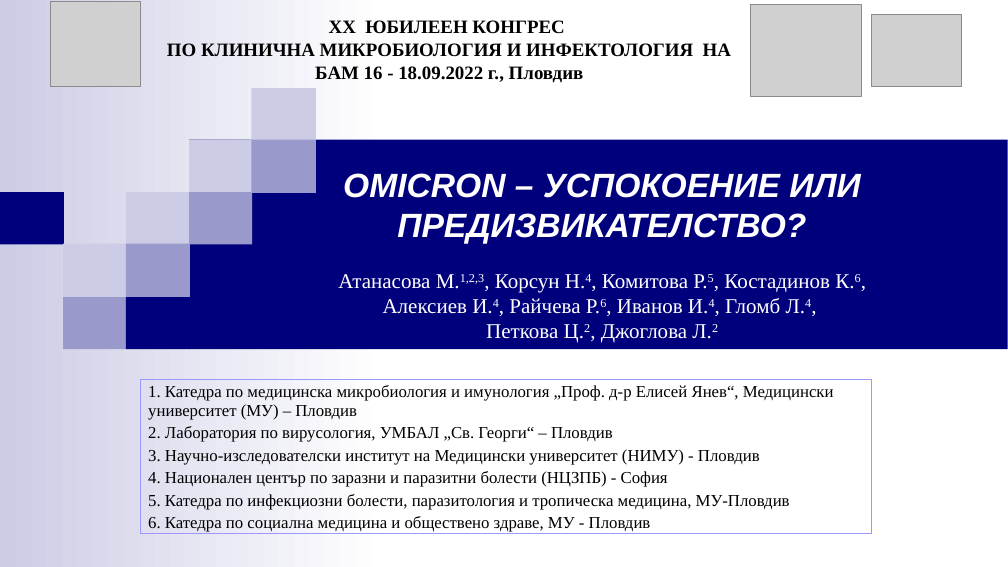
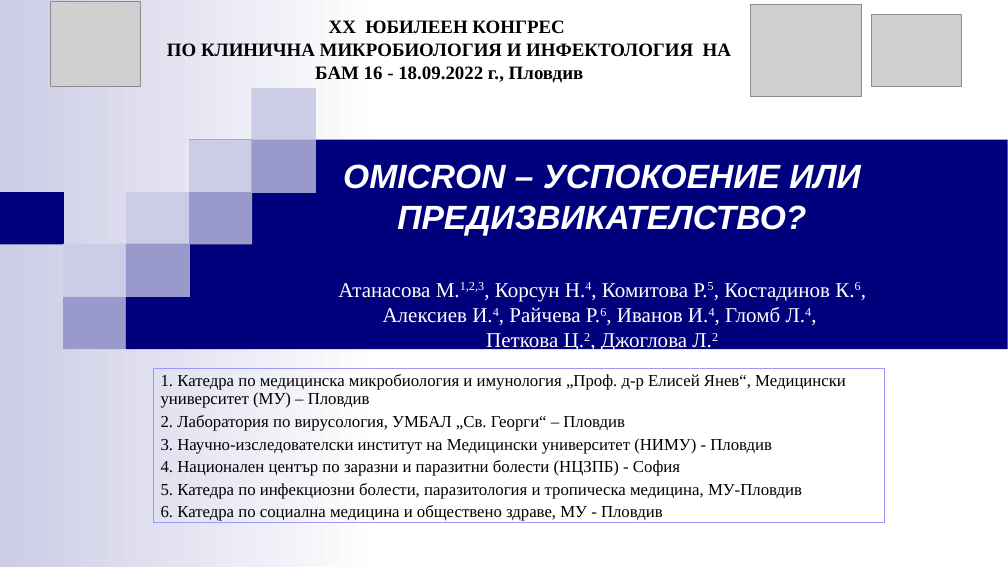
Before and after one commit to kostadinoff/2022-09-15_atanasova_bam, a slide deck: slide 1 of docs/ОМИКРОН-успокоение или предизвикателство-БАМ 2022.ppt. Drawn at 1008x567 pixels with LibreOffice and Linux fonts; fonts in the diff are those of the drawing; grey boxes stand for pictures. Boxes give left, top, right and bottom in pixels: in the first picture for what was removed or moved away, otherwise in the second. Text is boxed around its words. In the diff, an @@ line names an element or a change of style, - is before the commit and + after.

```diff
--- a/docs/ОМИКРОН-успокоение или предизвикателство-БАМ 2022.ppt
+++ b/docs/ОМИКРОН-успокоение или предизвикателство-БАМ 2022.ppt
@@ rectangle at (0, 0, 386, 567): fill gradient #CCCCE6 to #FFFFFF to gradient #FFFFFF to #CCCCE6 @@
@@ text "OMICRON – УСПОКОЕНИЕ ИЛИ ПРЕДИЗВИКАТЕЛСТВО? ..." rewrapped from (338, 173, 861, 343) to (338, 164, 861, 352) @@
@@ rectangle "1. Катедра по медицинска микробиология ...": place and size @@
-rectangle "1. Катедра по медицинска микробиология ..." at (141, 379, 871, 533)
+rectangle "1. Катедра по медицинска микробиология ..." at (153, 368, 884, 521)
```
Also in this commit, not shown: 18 other slides changed, 3 slides added, 2 slides removed, 5 other files.
